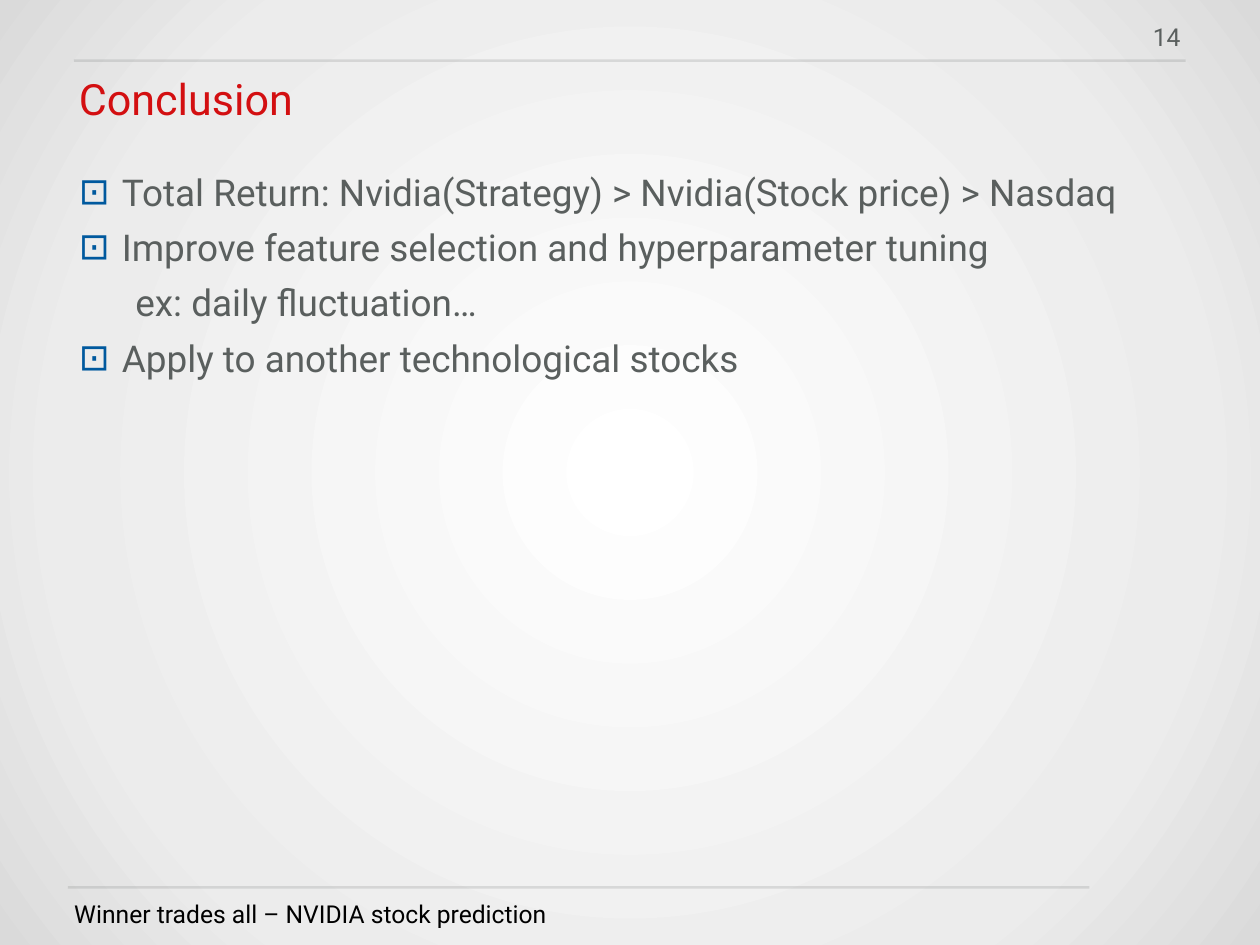
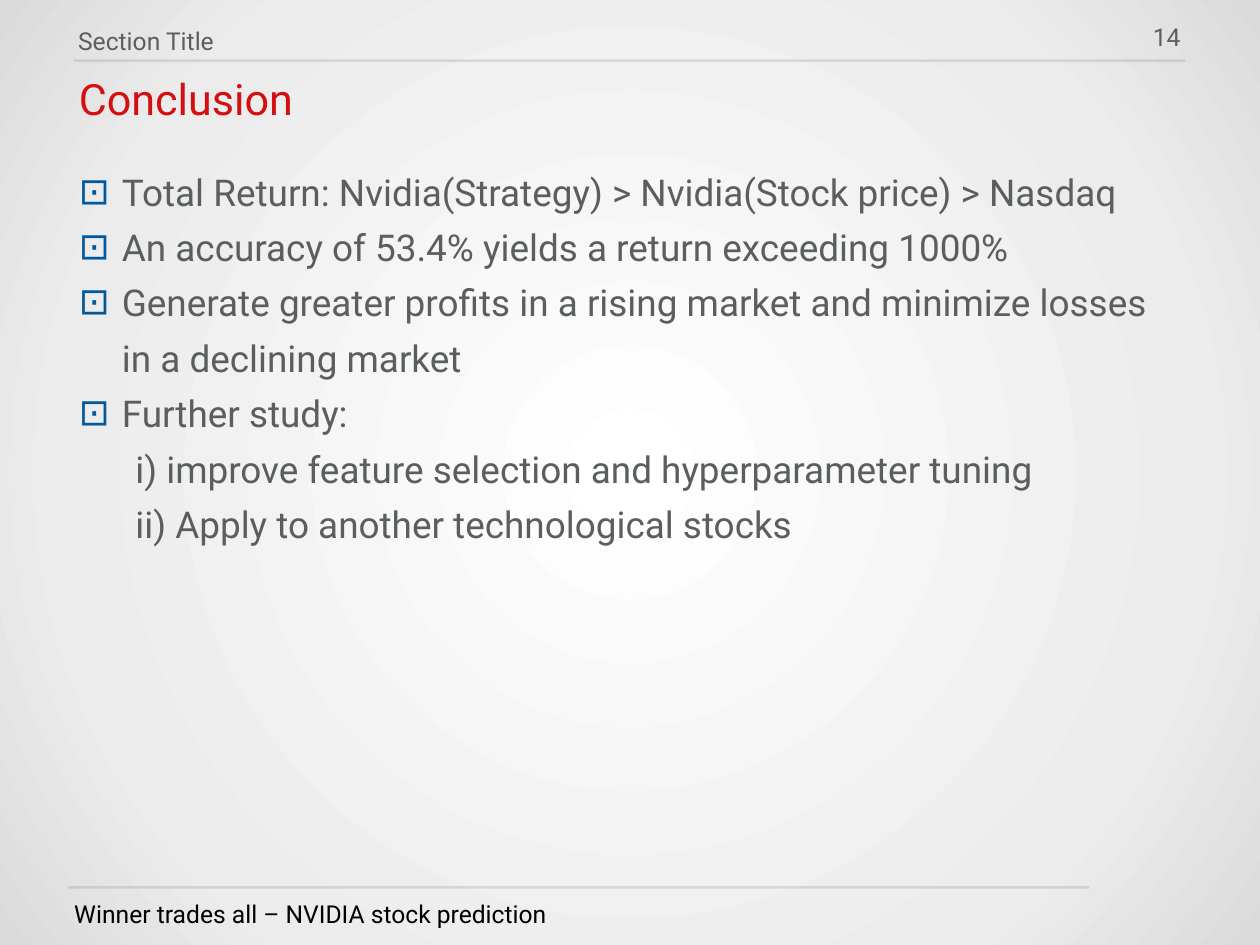
Before and after one commit to HWTeng-Teaching/202409-ML-FinTech, a slide deck: slide 14 of projects/3_Winner trades all – NVIDIA stock prediction.pptx. Drawn at 1260x945 pixels with LibreOffice and Linux fonts; fonts in the diff are those of the drawing; background and template pictures are left out. Boxes give left, top, right and bottom in pixels: in the first picture for what was removed or moved away, otherwise in the second. Text is boxed around its words. In the diff, an @@ line names an element or a change of style, - is before the commit and + after.

```diff
--- a/projects/3_Winner trades all – NVIDIA stock prediction.pptx
+++ b/projects/3_Winner trades all – NVIDIA stock prediction.pptx
@@ text added at [78, 31, 214, 50], 20 pt, text #5A5F5E @@
+Section Title
@@ text at [122, 233, 1147, 546]: text changed @@
-⊡ Improve feature selection and hyperparameter tuning
-ex: daily fluctuation…
-⊡ Apply to another technological stocks
+⊡ An accuracy of 53.4% yields a return exceeding 1000%
+⊡ Generate greater profits in a rising market and minimize losses in a declining market
+⊡ Further study:
+i) improve feature selection and hyperparameter tuning
+ii) Apply to another technological stocks
```
Also in this commit, not shown: 1 other slide changed.
